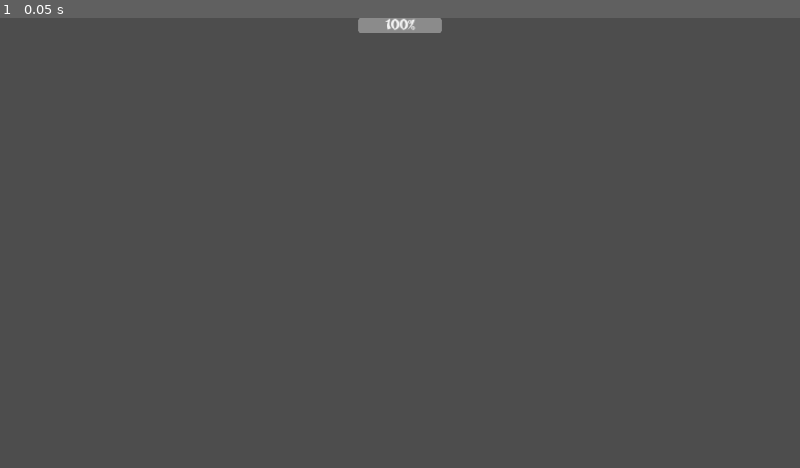
Above: before the commit, frame 1.
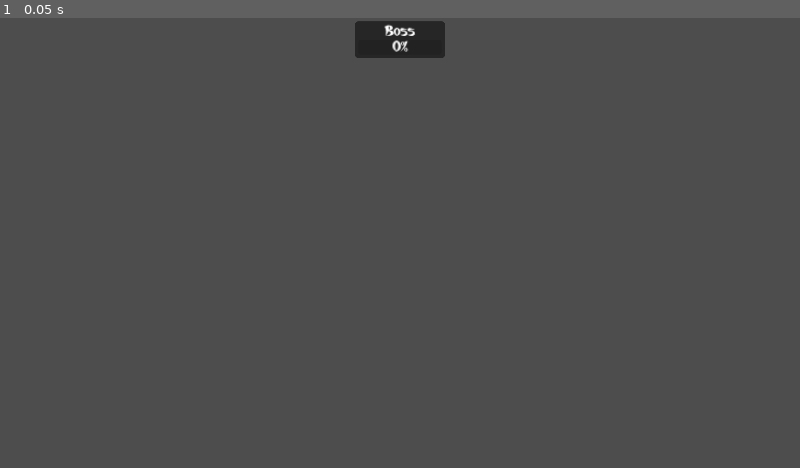
Above: after the commit, the same moment.

Repository: Oliver-Misbach/EnterTheDojo
Game: Godot game, scene res://src/character/enemy/boss/boss.tscn
Same seed, same stepped clock (60 frames per second), same inputs: the game is played once before the commit and once after it. This scene is started directly instead of the project's main scene. The engine's default icon, where the game draws it, is replaced by a stand-in: a white triangle on a blue panel in a dark square.
Inputs:
- Up to frame 1 (0.05 s): no input

The runs differ from the first frame. In frame 1, 1.0% of the frame differs, in the area x 44-56%, y 0-9%.
Error in both runs: Assertion failed: Expected a valid player. (res://src/character/enemy/enemy.gd:51)

Commit message:
separate boss interface

Diff:
--- a/src/character/enemy/boss/boss.tscn
+++ b/src/character/enemy/boss/boss.tscn
@@ -1,10 +1,11 @@
-[gd_scene load_steps=7 format=3 uid="uid://cgvns2h8ilclv"]
+[gd_scene load_steps=8 format=3 uid="uid://cgvns2h8ilclv"]
 
 [ext_resource type="PackedScene" uid="uid://bcqe81pkyl74u" path="res://src/character/enemy/enemy.tscn" id="1_c8mn7"]
 [ext_resource type="Texture2D" uid="uid://djbcisd3bjcvs" path="res://assets/3D Assets/Character Models/Player Character Model/Player_Character_basecolor_player_clothes.png" id="2_e2i23"]
 [ext_resource type="Script" path="res://src/character/enemy/boss/boss.gd" id="2_yx13e"]
 [ext_resource type="Script" path="res://src/character/enemy/boss/state/idle.gd" id="4_1ucil"]
 [ext_resource type="Script" path="res://src/character/enemy/boss/state/hurt.gd" id="5_jl5eq"]
+[ext_resource type="PackedScene" uid="uid://dr5i6cxu3i8mm" path="res://src/character/enemy/boss/interface.tscn" id="6_arb2w"]
 
 [sub_resource type="StandardMaterial3D" id="StandardMaterial3D_cje4w"]
 resource_name = "Gi"
@@ -15,7 +16,7 @@
 
 [node name="BossEnemy" instance=ExtResource("1_c8mn7")]
 script = ExtResource("2_yx13e")
-health = 10
+health = 10.0
 
 [node name="Karate_Man" parent="Player_Character/Karate_Man_Rig/Skeleton3D" index="0"]
 surface_material_override/2 = SubResource("StandardMaterial3D_cje4w")
@@ -26,17 +27,7 @@
 [node name="Hurt" parent="StateMachine" index="2"]
 script = ExtResource("5_jl5eq")
 
-[node name="CanvasLayer" type="CanvasLayer" parent="." index="6"]
-
-[node name="ProgressBar" type="ProgressBar" parent="CanvasLayer" index="0"]
-custom_minimum_size = Vector2(200, 0)
-anchors_preset = 5
-anchor_left = 0.5
-anchor_right = 0.5
-offset_left = -100.0
-offset_right = 100.0
-offset_bottom = 33.0
-grow_horizontal = 2
-max_value = 10.0
+[node name="Interface" parent="." index="6" node_paths=PackedStringArray("boss") instance=ExtResource("6_arb2w")]
+boss = NodePath("..")
 
 [editable path="Player_Character"]
--- /dev/null
+++ b/src/character/enemy/boss/interface.gd
@@ -0,0 +1,17 @@
+extends CanvasLayer
+
+
+@export var boss: Boss
+
+
+@onready var progress_bar: ProgressBar = %ProgressBar
+
+
+# Called when the node enters the scene tree for the first time.
+func _ready() -> void:
+	boss.health
+
+
+# Called every frame. 'delta' is the elapsed time since the previous frame.
+func _process(delta: float) -> void:
+	pass
--- /dev/null
+++ b/src/character/enemy/boss/interface.tscn
@@ -0,0 +1,32 @@
+[gd_scene load_steps=2 format=3 uid="uid://dr5i6cxu3i8mm"]
+
+[ext_resource type="Script" path="res://src/character/enemy/boss/interface.gd" id="1_46hh4"]
+
+[node name="Interface" type="CanvasLayer"]
+script = ExtResource("1_46hh4")
+
+[node name="MarginContainer" type="MarginContainer" parent="."]
+anchors_preset = 5
+anchor_left = 0.5
+anchor_right = 0.5
+offset_left = -116.0
+offset_right = 116.0
+offset_bottom = 98.0
+grow_horizontal = 2
+
+[node name="PanelContainer" type="PanelContainer" parent="MarginContainer"]
+layout_mode = 2
+
+[node name="VBoxContainer" type="VBoxContainer" parent="MarginContainer/PanelContainer"]
+layout_mode = 2
+
+[node name="Label" type="Label" parent="MarginContainer/PanelContainer/VBoxContainer"]
+layout_mode = 2
+text = "Boss"
+horizontal_alignment = 1
+
+[node name="ProgressBar" type="ProgressBar" parent="MarginContainer/PanelContainer/VBoxContainer"]
+unique_name_in_owner = true
+custom_minimum_size = Vector2(200, 0)
+layout_mode = 2
+max_value = 10.0
--- a/src/theme.tres
+++ b/src/theme.tres
@@ -1,7 +1,23 @@
-[gd_resource type="Theme" load_steps=2 format=3 uid="uid://c4l5t54hq6o7l"]
+[gd_resource type="Theme" load_steps=3 format=3 uid="uid://c4l5t54hq6o7l"]
 
 [ext_resource type="FontFile" uid="uid://fey8iwdgbh42" path="res://assets/Karate_Font.ttf" id="1_jqe0y"]
+
+[sub_resource type="StyleBoxFlat" id="StyleBoxFlat_sadtw"]
+content_margin_left = 8.0
+content_margin_top = 8.0
+content_margin_right = 8.0
+content_margin_bottom = 8.0
+bg_color = Color(0, 0, 0, 0.498039)
+corner_radius_top_left = 8
+corner_radius_top_right = 8
+corner_radius_bottom_right = 8
+corner_radius_bottom_left = 8
 
 [resource]
 default_font = ExtResource("1_jqe0y")
 default_font_size = 32
+MarginContainer/constants/margin_bottom = 8
+MarginContainer/constants/margin_left = 8
+MarginContainer/constants/margin_right = 8
+MarginContainer/constants/margin_top = 8
+PanelContainer/styles/panel = SubResource("StyleBoxFlat_sadtw")
--- a/src/world/interface/interface.tscn
+++ b/src/world/interface/interface.tscn
@@ -16,31 +16,36 @@
 [node name="Interface" type="CanvasLayer"]
 script = ExtResource("1_5whog")
 
-[node name="PanelContainer" type="PanelContainer" parent="."]
-offset_left = 8.0
-offset_top = 8.0
-offset_right = 347.0
-offset_bottom = 222.0
+[node name="MarginContainer" type="MarginContainer" parent="."]
+offset_right = 40.0
+offset_bottom = 40.0
+theme_override_constants/margin_left = 8
+theme_override_constants/margin_top = 8
+theme_override_constants/margin_right = 8
+theme_override_constants/margin_bottom = 8
+
+[node name="PanelContainer" type="PanelContainer" parent="MarginContainer"]
+layout_mode = 2
 theme_override_styles/panel = SubResource("StyleBoxFlat_sadtw")
 
-[node name="VBoxContainer" type="VBoxContainer" parent="PanelContainer"]
+[node name="VBoxContainer" type="VBoxContainer" parent="MarginContainer/PanelContainer"]
 layout_mode = 2
 theme_override_constants/separation = 8
 
-[node name="HBoxContainer" type="HBoxContainer" parent="PanelContainer/VBoxContainer"]
+[node name="HBoxContainer" type="HBoxContainer" parent="MarginContainer/PanelContainer/VBoxContainer"]
 layout_mode = 2
 
-[node name="Label" type="Label" parent="PanelContainer/VBoxContainer/HBoxContainer"]
+[node name="Label" type="Label" parent="MarginContainer/PanelContainer/VBoxContainer/HBoxContainer"]
 layout_mode = 2
 text = "Health: "
 
-[node name="HealthBar" type="ProgressBar" parent="PanelContainer/VBoxContainer/HBoxContainer"]
+[node name="HealthBar" type="ProgressBar" parent="MarginContainer/PanelContainer/VBoxContainer/HBoxContainer"]
 unique_name_in_owner = true
 custom_minimum_size = Vector2(200, 0)
 layout_mode = 2
 max_value = 10.0
 
-[node name="Label" type="Label" parent="PanelContainer/VBoxContainer"]
+[node name="Label" type="Label" parent="MarginContainer/PanelContainer/VBoxContainer"]
 layout_mode = 2
 text = "A - Left
 D - Right
@@ -48,6 +53,6 @@
 Q - Kick
 S - Crouch"
 
-[node name="LevelName" type="Label" parent="PanelContainer/VBoxContainer"]
+[node name="LevelName" type="Label" parent="MarginContainer/PanelContainer/VBoxContainer"]
 unique_name_in_owner = true
 layout_mode = 2
